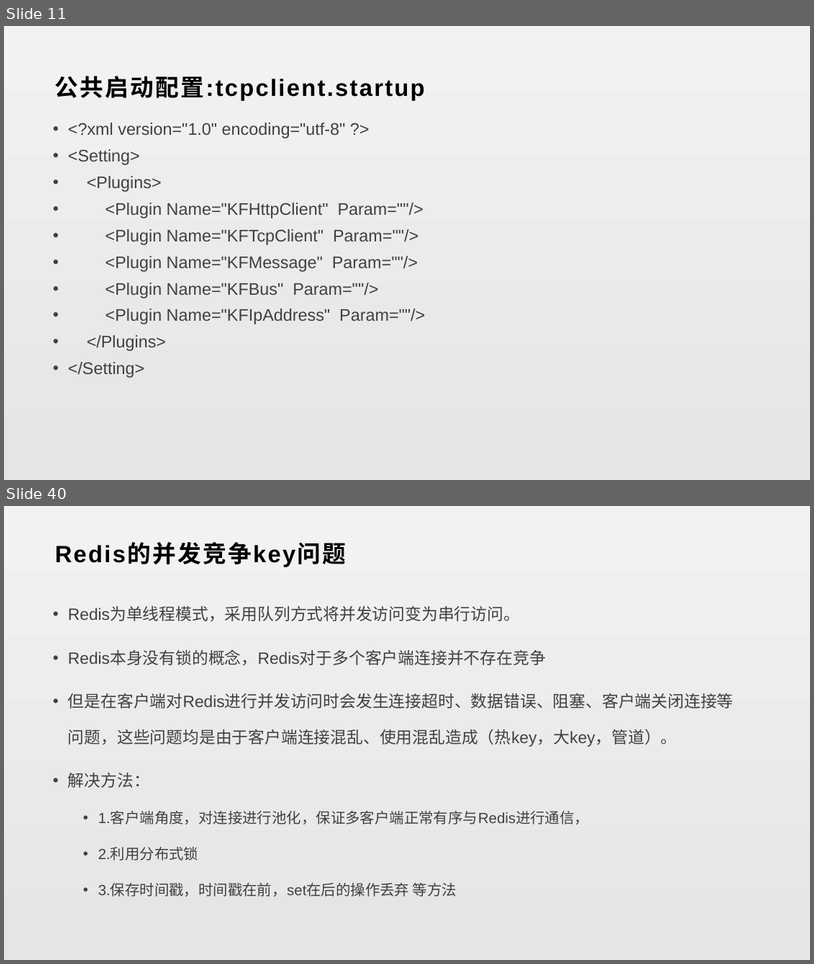
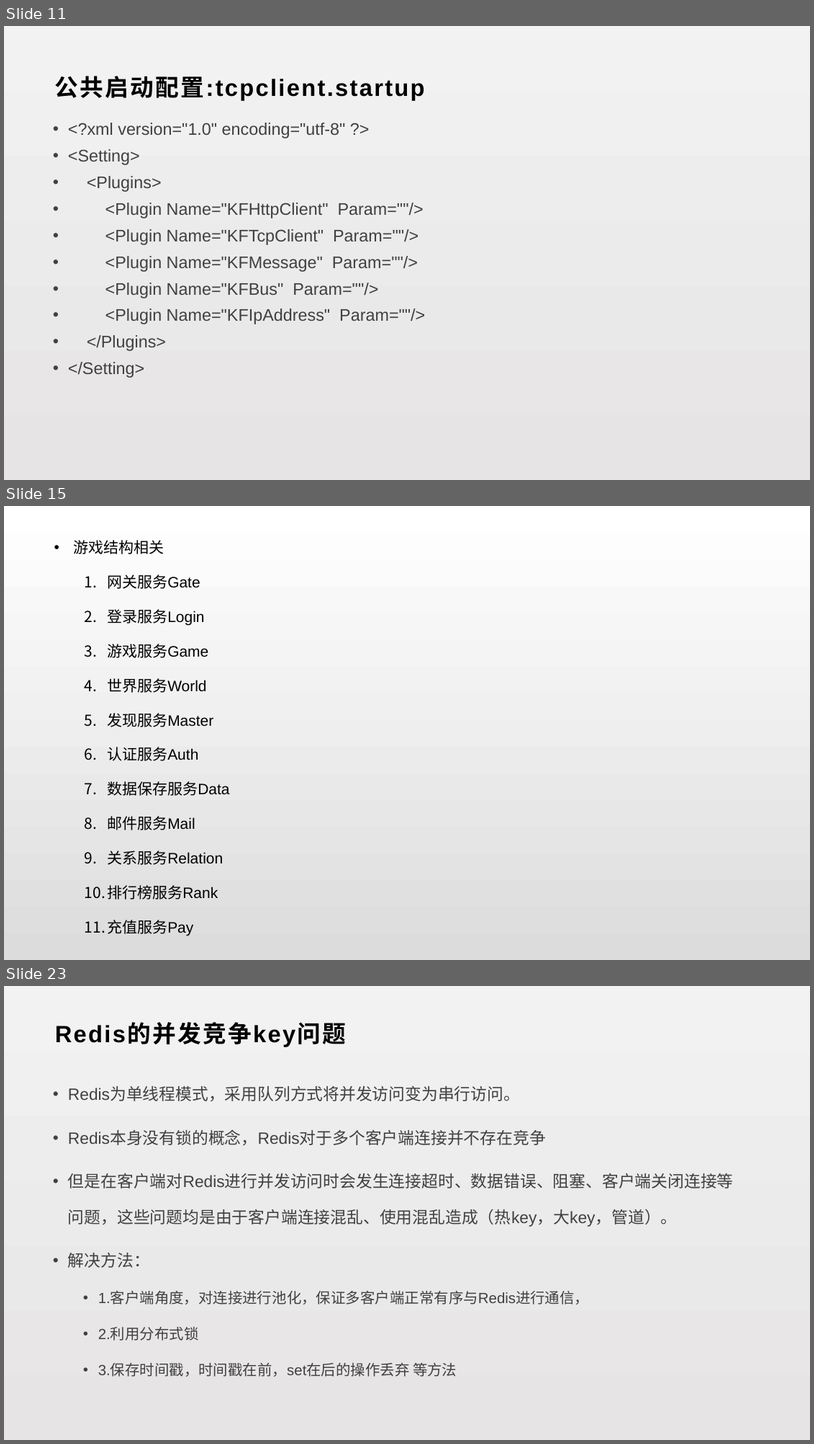
Before and after one commit to lori227/KFrame, a slide deck: _doc/KFrame.pptx. Shown one above the other, each under a label of ours: slides 11 and 40 before the commit, slides 11, 15 and 23 after it; the slides between them are not shown. The pictures are 814x964 and 814x1444 pixels, drawn with LibreOffice and Linux fonts; fonts in the diff are those of the drawing. Boxes give left, top, right and bottom in pixels: in the first picture for what was removed or moved away, otherwise in the second. Text is boxed around its words. In the diff, an @@ line names an element or a change of style, - is before the commit and + after.

```diff
--- a/_doc/KFrame.pptx
+++ b/_doc/KFrame.pptx
@@ slide 15 added at <box>4,506,810,960</box>, background gradient #FFFFFF to #DCDCDC @@
@@ text added at <box>73,540,229,936</box>, 18 pt, text #000000 @@
+• 游戏结构相关
+  1. 网关服务Gate
+  2. 登录服务Login
+  3. 游戏服务Game
+  4. 世界服务World
+  5. 发现服务Master
+  6. 认证服务Auth
+  7. 数据保存服务Data
+  8. 邮件服务Mail
+  9. 关系服务Relation
+  10. 排行榜服务Rank
+  11. 充值服务Pay
@@ what was slide 40 is now slide 23 @@
```
Also in this commit, not shown: 10 other slides added, 28 slides removed, 1 other file.
